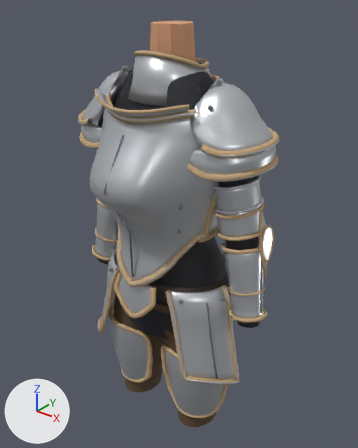
What one commit did to the glTF model assets/models/gear/a_firstplate_f.glb.
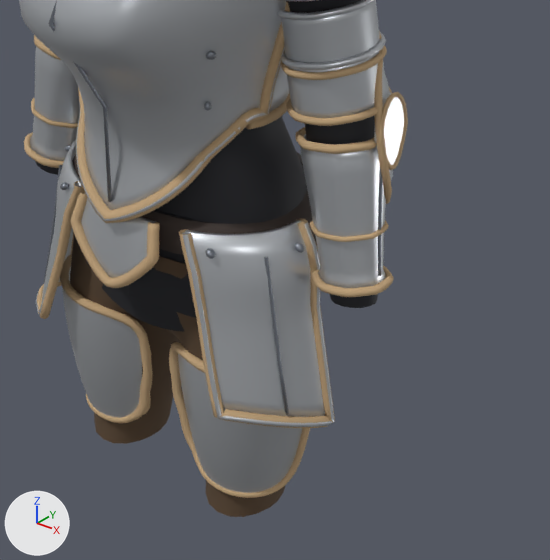
Old and new are each drawn whole from a 50 mm camera at (0.727, -0.873, 1.608) aimed at (0.014, 0.019, 1.055) and again close up on the part from 22% to 96% of the width and 40% to 100% of the height. The axes (+X, +Y, +Z) are drawn at lower left. The lights are the same throughout. The last two pictures show the newer version. Vertices at exactly the same position are counted once.

In view in the first close-up: 'CuisseL', 'CuisseR', 'FirstPlate', 'Hips', 'Mail', 'Pants', 'Sleeves'.
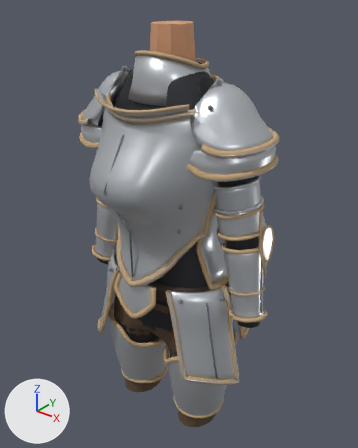
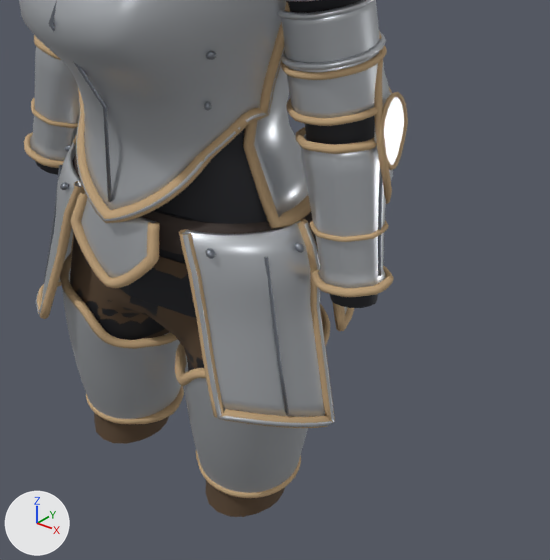
Boxes [x1, y1, x2, y2] around the edits, measured in the close-ups (550 x 560 px; the box of a moved part takes in the faces that stretch with it):
'Mail', reshaped: before [102, 116, 316, 332]; after [70, 128, 316, 371]
'CuisseR', reshaped: before [63, 267, 142, 418]; after [63, 268, 181, 419]
part 1 of me_cuisser_001, reshaped: before [72, 300, 142, 418]; after [72, 303, 181, 419]
part 2 of me_firstplate, added: after [332, 301, 354, 331]
part 3 of me_firstplate, moved or reshaped: before [246, 66, 290, 129]; after [73, 66, 311, 228]
part 4 of me_firstplate, moved or reshaped: before [60, 254, 310, 498]; after [60, 252, 330, 498]
part 5 of me_mail_001, cut back (mostly hidden): before [102, 238, 316, 332]; after [70, 238, 316, 371]

Edits to the bpy script that builds the scene:
```text
Change me_cuisser_001:
    used by ob_cuisser; location = (0.0, 0.0, 0.0)
    remove me_cuisser_001.from_pydata(...)  # 221 vertices, 384 faces; spans x -0.2..-0.031, y -0.102..-0.002, z 0.536..0.753
    add me_cuisser_001.from_pydata(...)  # 460 vertices, 832 faces; spans x -0.196..-0.019, y -0.104..0.104, z 0.531..0.753
    me_cuisser_001 part 1: 61 vertices moved from x -0.196..-0.031, y -0.102..-0.016, z 0.536..0.751 to x -0.195..-0.02, y -0.104..-0.015, z 0.534..0.751; 39 vertices removed from x -0.2..-0.034, y -0.097..-0.002, z 0.546..0.749; 278 vertices added at x -0.196..-0.019, y -0.104..0.104, z 0.531..0.751
Change me_firstplate:
    used by ob_firstplate; location = (0.0, 0.0, 0.0)
    remove me_firstplate.from_pydata(...)  # 25559 vertices, 50252 faces; spans x -0.289..0.289, y -0.217..0.163, z 0.531..1.482
    add me_firstplate.from_pydata(...)  # 27653 vertices, 54324 faces; spans x -0.289..0.289, y -0.217..0.18, z 0.525..1.482
    me_firstplate part 2: a new loose piece of 297 vertices spanning x -0.227..0.227, y 0.013..0.174, z 0.792..0.88, in mat_fp_lining
    me_firstplate part 3: 17 vertices moved within x -0.161..0.161, y -0.021..0.124, z 1.112..1.315; 1266 vertices removed from x -0.165..0.165, y -0.052..0.136, z 1.056..1.39; 1266 vertices added at x -0.174..0.174, y -0.052..0.155, z 0.943..1.382
    me_firstplate part 4: 8 vertices moved within x -0.169..0.164, y -0.09..-0.056, z 0.531..0.757; 896 vertices removed from x -0.205..0.205, y -0.104..0.003, z 0.531..0.758; 1456 vertices added at x -0.199..0.199, y -0.109..0.107, z 0.525..0.758
    other edits to the shape of me_firstplate do not show in these pictures
Change me_mail_001:
    used by ob_mail; location = (0.0, 0.0, 0.0)
    remove me_mail_001.from_pydata(...)  # 2614 vertices, 4992 faces; spans x -0.17..0.17, y -0.166..0.149, z 0.775..1.451
    add me_mail_001.from_pydata(...)  # 3261 vertices, 6272 faces; spans x -0.186..0.186, y -0.166..0.149, z 0.691..1.451
    me_mail_001 part 5: 110 vertices moved from x -0.169..0.169, y -0.106..0.138, z 0.805..0.873 to x -0.17..0.17, y -0.105..0.136, z 0.807..0.872; 64 vertices removed from x -0.17..0.17, y -0.103..0.123, z 0.775..0.852; 711 vertices added at x -0.186..0.186, y -0.096..0.115, z 0.691..0.842
```
